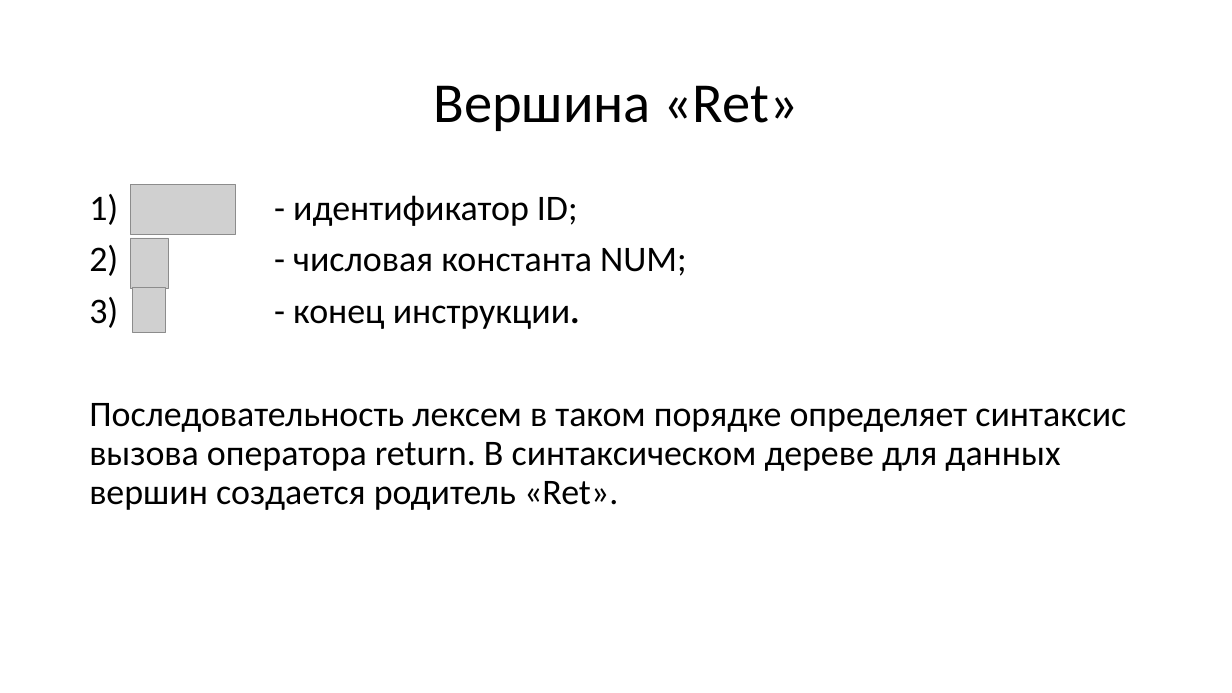
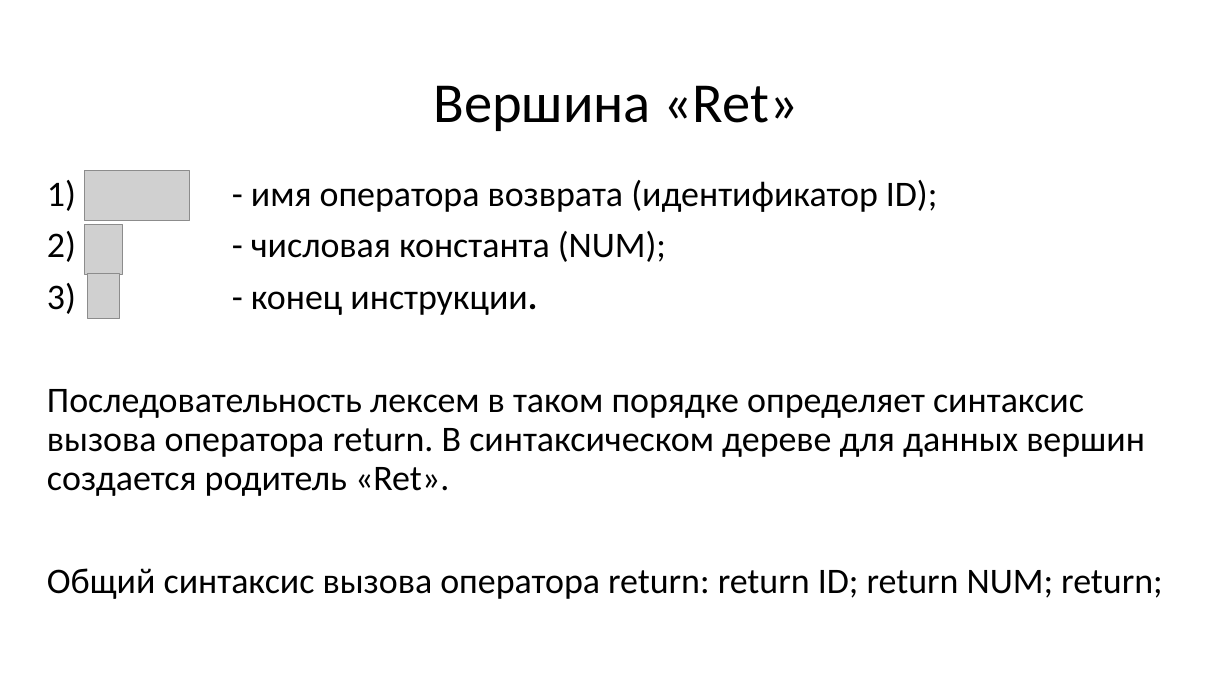
Before and after one commit to goddamnteam/korzun, a slide deck: slide 15 of task1.pptx (slide 13 before the commit). Drawn at 1232x693 pixels with LibreOffice and Linux fonts; fonts in the diff are those of the drawing; grey boxes stand for pictures. Boxes give left, top, right and bottom in pixels: in the first picture for what was removed or moved away, otherwise in the second. Text is boxed around its words. In the diff, an @@ line names an element or a change of style, - is before the commit and + after.

```diff
--- a/task1.pptx
+++ b/task1.pptx
@@ text "return - имя оператора возврата ...": place and size @@
-text "return - имя оператора возврата ..." at [89, 195, 1126, 510]
+text "return - имя оператора возврата ..." at [47, 176, 1162, 599]
@@ text at [99, 176, 938, 262]: text changed @@
-1) return - идентификатор ID;
-2) 0 - числовая константа NUM;
+1) return - имя оператора возврата (идентификатор ID);
+2) 0 - числовая константа (NUM);
@@ 3 pictures: place and size @@
-3 pictures at [130, 185, 235, 333]
+3 pictures at [85, 171, 189, 318]
@@ text at [47, 568, 1162, 599]: paragraph added @@
+Общий синтаксис вызова оператора return: return ID; return NUM; return;
```
Also in this commit, not shown: 9 other slides changed, 1 slide added, 2 slides removed.
